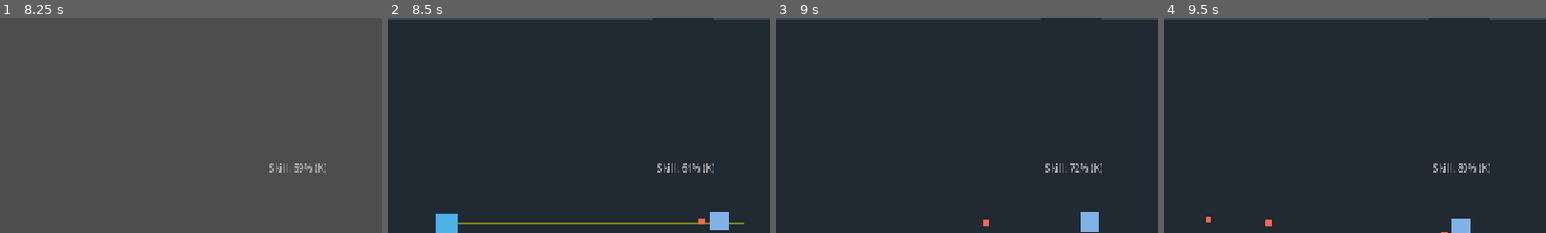
Above: before the commit, frames 1-4 (left to right).
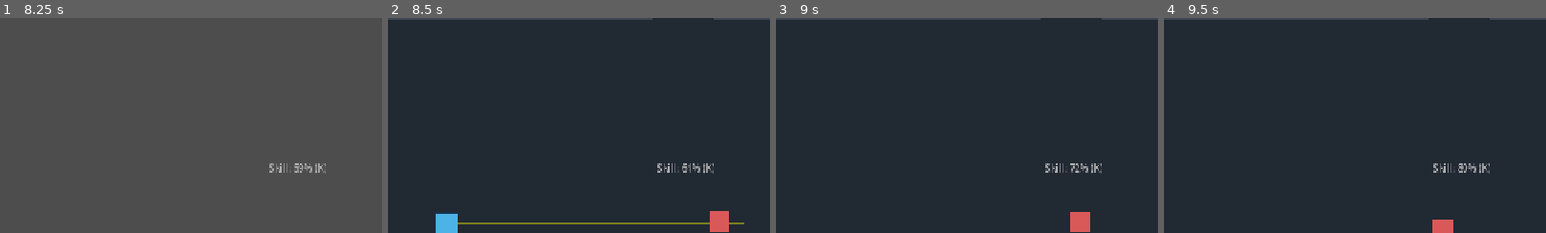
Above: after the commit, the same moments.

Repository: G-reen-vibe/soul-knight-godot
Game: Godot game, scene res://scenes/tests/EndToEndTests.tscn
Same seed, same stepped clock (60 frames per second), same inputs: the game is played once before the commit and once after it. This scene is started directly instead of the project's main scene.
Inputs (mouse positions are % of the whole screen's width and height, from its top left):
- Up to frame 1 (8.25 s): tap Enter at 0.5, 2.75, 5.75 s; move the mouse to (72, 45) at 0.52 s; hold D (move_right) 0.53-1.25 s; hold J (shoot) 0.53-1.25 s; click (72, 45) at 0.67 s; click "Confirm" at 1.25 s; tap Space (dash) at 2, 2.1, 5, 6.6, 7.25 s; move the mouse to (30, 55) at 2.02 s; hold S (move_down) 2.03-2.78 s; tap J (shoot) at 2.3, 3.05, 3.6, 4.55, 5.3, 6.8, 7.55, 8.1 s; move the mouse to (60, 28) at 2.77 s; hold D (move_right) 2.78-3.53 s; hold E (interact) 2.78-3.53 s; move the mouse to (45, 70) at 3.52 s; hold W (move_up) 3.53-4.28 s; click (45, 70) at 3.67 s; move the mouse to (80, 65) at 4.27 s; hold U (switch_weapon) 4.28-5.03 s; hold A (move_left) 4.28-5.78 s; move the mouse to (20, 35) at 5.02 s; tap Q (use_potion) at 5.1 s; move the mouse to (55, 50) at 5.77 s; hold S (move_down) 5.78-6.53 s; hold J (shoot) 5.78-6.53 s; click (55, 50) at 5.92 s; move the mouse to (35, 25) at 6.52 s; hold D (move_right) 6.53-7.28 s; move the mouse to (72, 45) at 7.27 s; hold W (move_up) 7.28-8.03 s; hold E (interact) 7.28-8.03 s; move the mouse to (30, 55) at 8.02 s; hold D (move_right) from 8.03 s (still down); click (30, 55) at 8.17 s
- Up to frame 2 (8.5 s): keep holding D (move_right)
- Up to frame 3 (9 s): move the mouse to (60, 28) at 8.77 s; release D (move_right) at 8.78 s; hold S (move_down) from 8.78 s (still down); hold U (switch_weapon) from 8.78 s (still down)
- Up to frame 4 (9.5 s): keep holding S (move_down); keep holding U (switch_weapon); tap J (shoot) at 9.05 s
The pictures show only the part of the screen within x 41-91%, y 50-100%; the shares and areas given below are measured in that part.

Frame 1 is identical in both runs. In frame 2, 0.5% of the frame differs, in the area x 81-90%, y 89-100%; in frame 3, 0.7%, in the area x 54-85%, y 90-100%; in frame 4, 0.7%.

Commit message:
Add EnemyCharger, 4 new weapons (machine_gun, laser_pistol, great_sword, dagger); expand enemy spawn pool

Diff:
--- /dev/null
+++ b/data/weapons/dagger.tres
@@ -0,0 +1,34 @@
+[gd_resource type="Resource" script_class="WeaponData" load_steps=2 format=3]
+
+[ext_resource type="Script" path="res://scripts/weapons/WeaponData.gd" id="1"]
+
+[resource]
+script = ExtResource("1")
+id = &"dagger"
+display_name = "Dagger"
+description = "Fast melee weapon with low damage."
+category = 0
+fire_mode = 0
+is_ranged = false
+damage = 1
+energy_cost = 0
+fire_rate = 6.0
+projectile_speed = 0.0
+projectile_range = 0.0
+spread_degrees = 0.0
+pellets = 1
+burst_count = 1
+burst_delay = 0.06
+knockback = 30.0
+pierce = 0
+melee_arc_degrees = 80.0
+melee_range = 60.0
+charge_time = 0.0
+charge_damage_multiplier = 2.0
+projectile_color = Color(1, 1, 1, 1)
+projectile_radius = 4.0
+projectile_trail = false
+melee_color = Color(0.9, 0.9, 0.9, 1)
+shake_amount = 0.3
+muzzle_flash = false
+hit_particles = true
--- /dev/null
+++ b/data/weapons/great_sword.tres
@@ -0,0 +1,34 @@
+[gd_resource type="Resource" script_class="WeaponData" load_steps=2 format=3]
+
+[ext_resource type="Script" path="res://scripts/weapons/WeaponData.gd" id="1"]
+
+[resource]
+script = ExtResource("1")
+id = &"great_sword"
+display_name = "Great Sword"
+description = "Slow but powerful melee weapon."
+category = 0
+fire_mode = 0
+is_ranged = false
+damage = 4
+energy_cost = 0
+fire_rate = 1.5
+projectile_speed = 0.0
+projectile_range = 0.0
+spread_degrees = 0.0
+pellets = 1
+burst_count = 1
+burst_delay = 0.06
+knockback = 200.0
+pierce = 0
+melee_arc_degrees = 150.0
+melee_range = 100.0
+charge_time = 0.0
+charge_damage_multiplier = 2.0
+projectile_color = Color(1, 1, 1, 1)
+projectile_radius = 4.0
+projectile_trail = false
+melee_color = Color(0.8, 0.9, 1, 1)
+shake_amount = 1.5
+muzzle_flash = false
+hit_particles = true
--- /dev/null
+++ b/data/weapons/laser_pistol.tres
@@ -0,0 +1,34 @@
+[gd_resource type="Resource" script_class="WeaponData" load_steps=2 format=3]
+
+[ext_resource type="Script" path="res://scripts/weapons/WeaponData.gd" id="1"]
+
+[resource]
+script = ExtResource("1")
+id = &"laser_pistol"
+display_name = "Laser Pistol"
+description = "Pierces through enemies."
+category = 1
+fire_mode = 1
+is_ranged = true
+damage = 1
+energy_cost = 2
+fire_rate = 4.0
+projectile_speed = 1000.0
+projectile_range = 600.0
+spread_degrees = 0.0
+pellets = 1
+burst_count = 1
+burst_delay = 0.06
+knockback = 10.0
+pierce = 3
+melee_arc_degrees = 90.0
+melee_range = 70.0
+charge_time = 0.0
+charge_damage_multiplier = 2.0
+projectile_color = Color(0.5, 0.3, 1, 1)
+projectile_radius = 4.0
+projectile_trail = true
+melee_color = Color(1, 1, 1, 1)
+shake_amount = 0.4
+muzzle_flash = true
+hit_particles = true
--- /dev/null
+++ b/data/weapons/machine_gun.tres
@@ -0,0 +1,34 @@
+[gd_resource type="Resource" script_class="WeaponData" load_steps=2 format=3]
+
+[ext_resource type="Script" path="res://scripts/weapons/WeaponData.gd" id="1"]
+
+[resource]
+script = ExtResource("1")
+id = &"machine_gun"
+display_name = "Machine Gun"
+description = "Very fast fire rate, low damage."
+category = 1
+fire_mode = 1
+is_ranged = true
+damage = 1
+energy_cost = 1
+fire_rate = 16.0
+projectile_speed = 750.0
+projectile_range = 400.0
+spread_degrees = 12.0
+pellets = 1
+burst_count = 1
+burst_delay = 0.06
+knockback = 0.0
+pierce = 0
+melee_arc_degrees = 90.0
+melee_range = 70.0
+charge_time = 0.0
+charge_damage_multiplier = 2.0
+projectile_color = Color(1, 0.9, 0.3, 1)
+projectile_radius = 3.0
+projectile_trail = false
+melee_color = Color(1, 1, 1, 1)
+shake_amount = 0.2
+muzzle_flash = true
+hit_particles = true
--- /dev/null
+++ b/scenes/entities/EnemyCharger.tscn
@@ -0,0 +1,40 @@
+[gd_scene load_steps=4 format=3 uid="uid://benemycharger01"]
+
+[ext_resource type="Script" path="res://scripts/enemies/EnemyCharger.gd" id="1"]
+[ext_resource type="Script" path="res://scripts/core/HealthComponent.gd" id="2"]
+[ext_resource type="Script" path="res://scripts/core/Hurtbox.gd" id="3"]
+
+[node name="EnemyCharger" type="CharacterBody2D"]
+collision_layer = 2
+collision_mask = 4
+script = ExtResource("1")
+max_hp = 4
+move_speed = 70.0
+contact_damage = 2
+contact_knockback = 150.0
+invuln_after_hit = 0.1
+coins_on_death = 2
+gems_on_death = 0
+pickup_drop_chance = 0.15
+detection_range = 600.0
+attack_range = 32.0
+attack_cooldown = 0.4
+charge_speed = 280.0
+charge_duration = 0.6
+charge_cooldown = 2.5
+
+[node name="HealthComponent" type="Node" parent="."]
+script = ExtResource("2")
+max_hp = 4
+max_armor = 0
+invuln_time = 0.1
+is_invuln_during_flash = true
+
+[node name="Hurtbox" type="Area2D" parent="."]
+collision_layer = 2
+collision_mask = 0
+monitorable = true
+monitoring = false
+script = ExtResource("3")
+faction = &"enemy"
+hit_cooldown = 0.0
--- a/scripts/dungeon/DungeonGenerator.gd
+++ b/scripts/dungeon/DungeonGenerator.gd
@@ -117,8 +117,8 @@
 static func _populate_enemies(room: RoomData, floor_num: int, rng: RandomNumberGenerator) -> void:
         var count: int = 3 + rng.randi() % 3 + min(2, floor_num / 2)
         for i in range(count):
-                var kind: int = rng.randi() % 3  # 0,1,2 -> grunt; 3+ -> shooter
-                var enemy_kind: String = "grunt" if kind < 2 else "shooter"
+                var kind: int = rng.randi() % 5  # 0-2 grunt, 3 shooter, 4 charger
+                var enemy_kind: String = "grunt" if kind < 3 else ("shooter" if kind == 3 else "charger")
                 var pos := Vector2(
                         rng.randf_range(-300, 300),
                         rng.randf_range(-200, 200)
--- a/scripts/dungeon/Room.gd
+++ b/scripts/dungeon/Room.gd
@@ -229,7 +229,11 @@
         _enemies_container.name = "Enemies"
         add_child(_enemies_container)
         for spawn in room_data.enemy_spawns:
-                var scene_path := "res://scenes/entities/EnemyGrunt.tscn" if spawn.kind == "grunt" else "res://scenes/entities/EnemyShooter.tscn"
+                var scene_path: String = "res://scenes/entities/EnemyGrunt.tscn"
+                match spawn.kind:
+                        "grunt": scene_path = "res://scenes/entities/EnemyGrunt.tscn"
+                        "shooter": scene_path = "res://scenes/entities/EnemyShooter.tscn"
+                        "charger": scene_path = "res://scenes/entities/EnemyCharger.tscn"
                 var scene := load(scene_path)
                 var enemy := scene.instantiate() as Enemy
                 _enemies_container.add_child(enemy)
@@ -264,7 +268,7 @@
                         var weapon_pickup_scene := load("res://scenes/entities/WeaponPickup.tscn")
                         var pickup := weapon_pickup_scene.instantiate() as WeaponPickup
                         # Pick a random weapon
-                        var weapon_ids := ["smg", "shotgun", "sniper", "burst_rifle", "rocket_launcher", "charge_pistol", "sword"]
+                        var weapon_ids := ["smg", "shotgun", "sniper", "burst_rifle", "rocket_launcher", "charge_pistol", "sword", "great_sword", "dagger", "machine_gun", "laser_pistol"]
                         pickup.weapon_id = weapon_ids[rng.randi() % weapon_ids.size()]
                         add_child(pickup)
                         pickup.global_position = global_position + Vector2(0, 0)
--- /dev/null
+++ b/scripts/enemies/EnemyCharger.gd
@@ -0,0 +1,59 @@
+extends Enemy
+class_name EnemyCharger
+## Fast enemy that charges at the player.
+
+@export var charge_speed: float = 280.0
+@export var charge_duration: float = 0.6
+@export var charge_cooldown: float = 2.5
+
+var _charge_timer: float = 0.0
+var _charge_cd_timer: float = 0.0
+var _charge_dir: Vector2 = Vector2.ZERO
+var _is_charging: bool = false
+
+func _ready() -> void:
+	max_hp = 4
+	move_speed = 70.0
+	contact_damage = 2
+	contact_knockback = 150.0
+	invuln_after_hit = 0.1
+	coins_on_death = 2
+	pickup_drop_chance = 0.15
+	detection_range = 600.0
+	attack_range = 32.0
+	attack_cooldown = 0.4
+	_body_color = Color(0.9, 0.5, 0.2, 1.0)
+	_body_size = Vector2(32, 32)
+	super._ready()
+	add_to_group("enemy")
+
+func _process(delta: float) -> void:
+	super._process(delta)
+	if _is_dead:
+		return
+	if _is_charging:
+		_charge_timer -= delta
+		if _charge_timer <= 0.0:
+			_is_charging = false
+			_charge_cd_timer = charge_cooldown
+	else:
+		_charge_cd_timer -= delta
+		if _charge_cd_timer <= 0.0 and _target != null and is_instance_valid(_target):
+			var dist := global_position.distance_to(_target.global_position)
+			if dist < detection_range:
+				_start_charge()
+
+func _start_charge() -> void:
+	if _target == null:
+		return
+	_charge_dir = (_target.global_position - global_position).normalized()
+	_is_charging = true
+	_charge_timer = charge_duration
+
+func _ai_think(_delta: float) -> Vector2:
+	if _is_charging:
+		return _charge_dir * charge_speed
+	if _target == null:
+		return Vector2.ZERO
+	var to_target := _target.global_position - global_position
+	return to_target.normalized() * move_speed
Not shown, added: scripts/enemies/EnemyCharger.gd.uid
